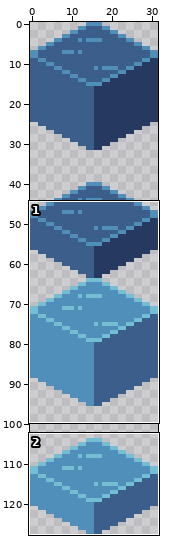
Pixel-art file, stored at assets/img/water_blocks.aseprite. Above: a wide view before the commit, with the close-up outlined.
Close-up. The starting point:
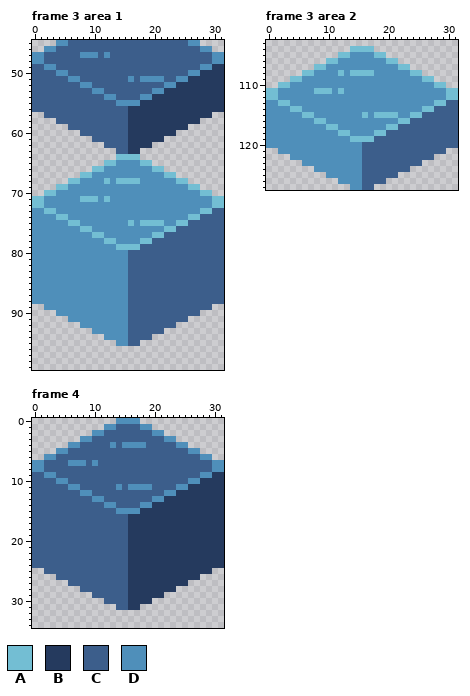
32x128 pixels, 5 frames. Shown: frame 3 area 1: x 0..31, y 45..99; frame 3 area 2: x 0..31, y 103..127; frame 4: x 0..31, y 0..34. The commit also changed other frames or places, which this record leaves out.
Visible layers, top first: "Border", "waves", "Cube".
Palette (. is transparent): A #73bed3  B #253a5e  C #3c5e8b  D #4f8fba
Pixels before, frame 3 area 1, first column x 0:
45 ....DDCCCCCCCCCCCCCCCCCCCCDD....
46 ..DDCCCCCCCCCCCCCCCCCCCCCCCCDD..
47 DDCCCCCCDDDCDCCCCCCCCCCCCCCCCCDD
48 DDCCCCCCCCCCCCCCCCCCCCCCCCCCCCDD
49 CCDDCCCCCCCCCCCCCCCCCCCCCCCCDDBB
50 CCCCDDCCCCCCCCCCCCCCCCCCCCDDBBBB
51 CCCCCCDDCCCCCCCCDCDDDDCCDDBBBBBB
52 CCCCCCCCDDCCCCCCCCCCCCDDBBBBBBBB
53 CCCCCCCCCCDDCCCCCCCCDDBBBBBBBBBB
54 CCCCCCCCCCCCDDCCCCDDBBBBBBBBBBBB
55 CCCCCCCCCCCCCCDDDDBBBBBBBBBBBBBB
56 CCCCCCCCCCCCCCCCBBBBBBBBBBBBBBBB
57 ..CCCCCCCCCCCCCCBBBBBBBBBBBBBB..
58 ....CCCCCCCCCCCCBBBBBBBBBBBB....
59 ......CCCCCCCCCCBBBBBBBBBB......
60 ........CCCCCCCCBBBBBBBB........
61 ..........CCCCCCBBBBBB..........
62 ............CCCCBBBB............
63 ..............CCBB..............
64 ..............AAAA..............
65 ............AADDDDAA............
66 ..........AADDDDDDDDAA..........
67 ........AADDDDDDDDDDDDAA........
68 ......AADDDDADAAAADDDDDDAA......
69 ....AADDDDDDDDDDDDDDDDDDDDAA....
70 ..AADDDDDDDDDDDDDDDDDDDDDDDDAA..
71 AADDDDDDAAADADDDDDDDDDDDDDDDDDAA
72 AADDDDDDDDDDDDDDDDDDDDDDDDDDDDAA
73 DDAADDDDDDDDDDDDDDDDDDDDDDDDAACC
74 DDDDAADDDDDDDDDDDDDDDDDDDDAACCCC
75 DDDDDDAADDDDDDDDADAAAADDAACCCCCC
76 DDDDDDDDAADDDDDDDDDDDDAACCCCCCCC
77 DDDDDDDDDDAADDDDDDDDAACCCCCCCCCC
78 DDDDDDDDDDDDAADDDDAACCCCCCCCCCCC
79 DDDDDDDDDDDDDDAAAACCCCCCCCCCCCCC
80 DDDDDDDDDDDDDDDDCCCCCCCCCCCCCCCC
81 DDDDDDDDDDDDDDDDCCCCCCCCCCCCCCCC
82 DDDDDDDDDDDDDDDDCCCCCCCCCCCCCCCC
83 DDDDDDDDDDDDDDDDCCCCCCCCCCCCCCCC
84 DDDDDDDDDDDDDDDDCCCCCCCCCCCCCCCC
85 DDDDDDDDDDDDDDDDCCCCCCCCCCCCCCCC
86 DDDDDDDDDDDDDDDDCCCCCCCCCCCCCCCC
87 DDDDDDDDDDDDDDDDCCCCCCCCCCCCCCCC
88 DDDDDDDDDDDDDDDDCCCCCCCCCCCCCCCC
89 ..DDDDDDDDDDDDDDCCCCCCCCCCCCCC..
90 ....DDDDDDDDDDDDCCCCCCCCCCCC....
91 ......DDDDDDDDDDCCCCCCCCCC......
92 ........DDDDDDDDCCCCCCCC........
93 ..........DDDDDDCCCCCC..........
94 ............DDDDCCCC............
95 ..............DDCC..............
Pixels before, frame 3 area 2, first column x 0:
104 ..............AAAA..............
105 ............AADDDDAA............
106 ..........AADDDDDDDDAA..........
107 ........AADDDDDDDDDDDDAA........
108 ......AADDDDADAAAADDDDDDAA......
109 ....AADDDDDDDDDDDDDDDDDDDDAA....
110 ..AADDDDDDDDDDDDDDDDDDDDDDDDAA..
111 AADDDDDDAAADADDDDDDDDDDDDDDDDDAA
112 AADDDDDDDDDDDDDDDDDDDDDDDDDDDDAA
113 DDAADDDDDDDDDDDDDDDDDDDDDDDDAACC
114 DDDDAADDDDDDDDDDDDDDDDDDDDAACCCC
115 DDDDDDAADDDDDDDDADAAAADDAACCCCCC
116 DDDDDDDDAADDDDDDDDDDDDAACCCCCCCC
117 DDDDDDDDDDAADDDDDDDDAACCCCCCCCCC
118 DDDDDDDDDDDDAADDDDAACCCCCCCCCCCC
119 DDDDDDDDDDDDDDAAAACCCCCCCCCCCCCC
120 DDDDDDDDDDDDDDDDCCCCCCCCCCCCCCCC
121 ..DDDDDDDDDDDDDDCCCCCCCCCCCCCC..
122 ....DDDDDDDDDDDDCCCCCCCCCCCC....
123 ......DDDDDDDDDDCCCCCCCCCC......
124 ........DDDDDDDDCCCCCCCC........
125 ..........DDDDDDCCCCCC..........
126 ............DDDDCCCC............
127 ..............DDCC..............
Pixels before, frame 4, first column x 0:
 0 ..............DDDD..............
 1 ............DDCCCCDD............
 2 ..........DDCCCCCCCCDD..........
 3 ........DDCCCCCCCCCCCCDD........
 4 ......DDCCCCCDCDDDDCCCCCDD......
 5 ....DDCCCCCCCCCCCCCCCCCCCCDD....
 6 ..DDCCCCCCCCCCCCCCCCCCCCCCCCDD..
 7 DDCCCCDDDCDCCCCCCCCCCCCCCCCCCCDD
 8 DDCCCCCCCCCCCCCCCCCCCCCCCCCCCCDD
 9 CCDDCCCCCCCCCCCCCCCCCCCCCCCCDDBB
10 CCCCDDCCCCCCCCCCCCCCCCCCCCDDBBBB
11 CCCCCCDDCCCCCCDCDDDDCCCCDDBBBBBB
12 CCCCCCCCDDCCCCCCCCCCCCDDBBBBBBBB
13 CCCCCCCCCCDDCCCCCCCCDDBBBBBBBBBB
14 CCCCCCCCCCCCDDCCCCDDBBBBBBBBBBBB
15 CCCCCCCCCCCCCCDDDDBBBBBBBBBBBBBB
16 CCCCCCCCCCCCCCCCBBBBBBBBBBBBBBBB
17 CCCCCCCCCCCCCCCCBBBBBBBBBBBBBBBB
18 CCCCCCCCCCCCCCCCBBBBBBBBBBBBBBBB
19 CCCCCCCCCCCCCCCCBBBBBBBBBBBBBBBB
20 CCCCCCCCCCCCCCCCBBBBBBBBBBBBBBBB
21 CCCCCCCCCCCCCCCCBBBBBBBBBBBBBBBB
22 CCCCCCCCCCCCCCCCBBBBBBBBBBBBBBBB
23 CCCCCCCCCCCCCCCCBBBBBBBBBBBBBBBB
24 CCCCCCCCCCCCCCCCBBBBBBBBBBBBBBBB
25 ..CCCCCCCCCCCCCCBBBBBBBBBBBBBB..
26 ....CCCCCCCCCCCCBBBBBBBBBBBB....
27 ......CCCCCCCCCCBBBBBBBBBB......
28 ........CCCCCCCCBBBBBBBB........
29 ..........CCCCCCBBBBBB..........
30 ............CCCCBBBB............
31 ..............CCBB..............
And afterwards:
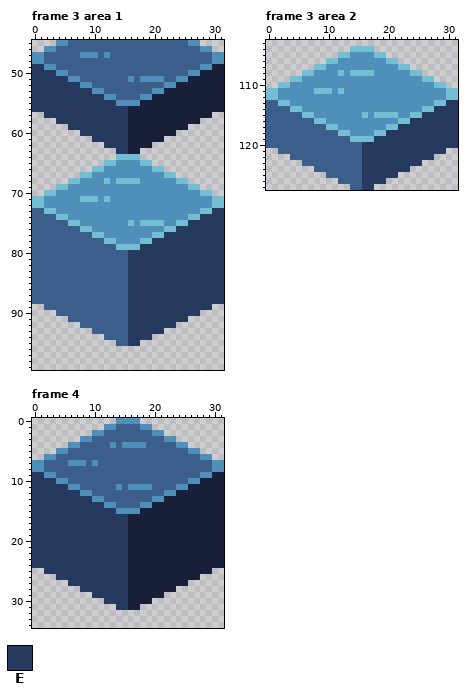
Colours new in this view: E #253a5e
The exact change:
Colour B changes from #253a5e to #172038.
Frame 3 area 1, layer "Cube":
Colour D becomes colour C in row 73 at x 0 to 1; in row 74 at x 0 to 3; in row 75 at x 0 to 5; in row 76 at x 0 to 7; in row 77 at x 0 to 9; in row 78 at x 0 to 11.
Colour D becomes colour C in row 79 at x 0 to 13; in rows 80 to 88 at x 0 to 15; in row 89 at x 2 to 15; in row 90 at x 4 to 15; in row 91 at x 6 to 15; in row 92 at x 8 to 15.
Colour D becomes colour C in row 93 at x 10 to 15; in row 94 at x 12 to 15; in row 95 at x 14 to 15.
Colour C becomes colour E in row 49 at x 0 to 1; in row 50 at x 0 to 3; in row 51 at x 0 to 5; in row 52 at x 0 to 7; in row 53 at x 0 to 9; in row 54 at x 0 to 11.
Colour C becomes colour E in row 55 at x 0 to 13; in row 56 at x 0 to 15; in row 57 at x 2 to 15; in row 58 at x 4 to 15; in row 59 at x 6 to 15; in row 60 at x 8 to 15.
Colour C becomes colour E in row 61 at x 10 to 15; in row 62 at x 12 to 15; in row 63 at x 14 to 15; in row 73 at x 30 to 31; in row 74 at x 28 to 31; in row 75 at x 26 to 31.
Colour C becomes colour E in row 76 at x 24 to 31; in row 77 at x 22 to 31; in row 78 at x 20 to 31; in row 79 at x 18 to 31; in rows 80 to 88 at x 16 to 31; in row 89 at x 16 to 29.
Colour C becomes colour E in row 90 at x 16 to 27; in row 91 at x 16 to 25; in row 92 at x 16 to 23; in row 93 at x 16 to 21; in row 94 at x 16 to 19; in row 95 at x 16 to 17.
Frame 3 area 2, layer "Cube":
Colour D becomes colour C in row 113 at x 0 to 1; in row 114 at x 0 to 3; in row 115 at x 0 to 5; in row 116 at x 0 to 7; in row 117 at x 0 to 9; in row 118 at x 0 to 11.
Colour D becomes colour C in row 119 at x 0 to 13; in row 120 at x 0 to 15; in row 121 at x 2 to 15; in row 122 at x 4 to 15; in row 123 at x 6 to 15; in row 124 at x 8 to 15.
Colour D becomes colour C in row 125 at x 10 to 15; in row 126 at x 12 to 15; in row 127 at x 14 to 15.
Colour C becomes colour E in row 113 at x 30 to 31; in row 114 at x 28 to 31; in row 115 at x 26 to 31; in row 116 at x 24 to 31; in row 117 at x 22 to 31; in row 118 at x 20 to 31.
Colour C becomes colour E in row 119 at x 18 to 31; in row 120 at x 16 to 31; in row 121 at x 16 to 29; in row 122 at x 16 to 27; in row 123 at x 16 to 25; in row 124 at x 16 to 23.
Colour C becomes colour E in row 125 at x 16 to 21; in row 126 at x 16 to 19; in row 127 at x 16 to 17.
Frame 4, layer "Cube":
Colour C becomes colour E in row 9 at x 0 to 1; in row 10 at x 0 to 3; in row 11 at x 0 to 5; in row 12 at x 0 to 7; in row 13 at x 0 to 9; in row 14 at x 0 to 11.
Colour C becomes colour E in row 15 at x 0 to 13; in rows 16 to 24 at x 0 to 15; in row 25 at x 2 to 15; in row 26 at x 4 to 15; in row 27 at x 6 to 15; in row 28 at x 8 to 15.
Colour C becomes colour E in row 29 at x 10 to 15; in row 30 at x 12 to 15; in row 31 at x 14 to 15.
